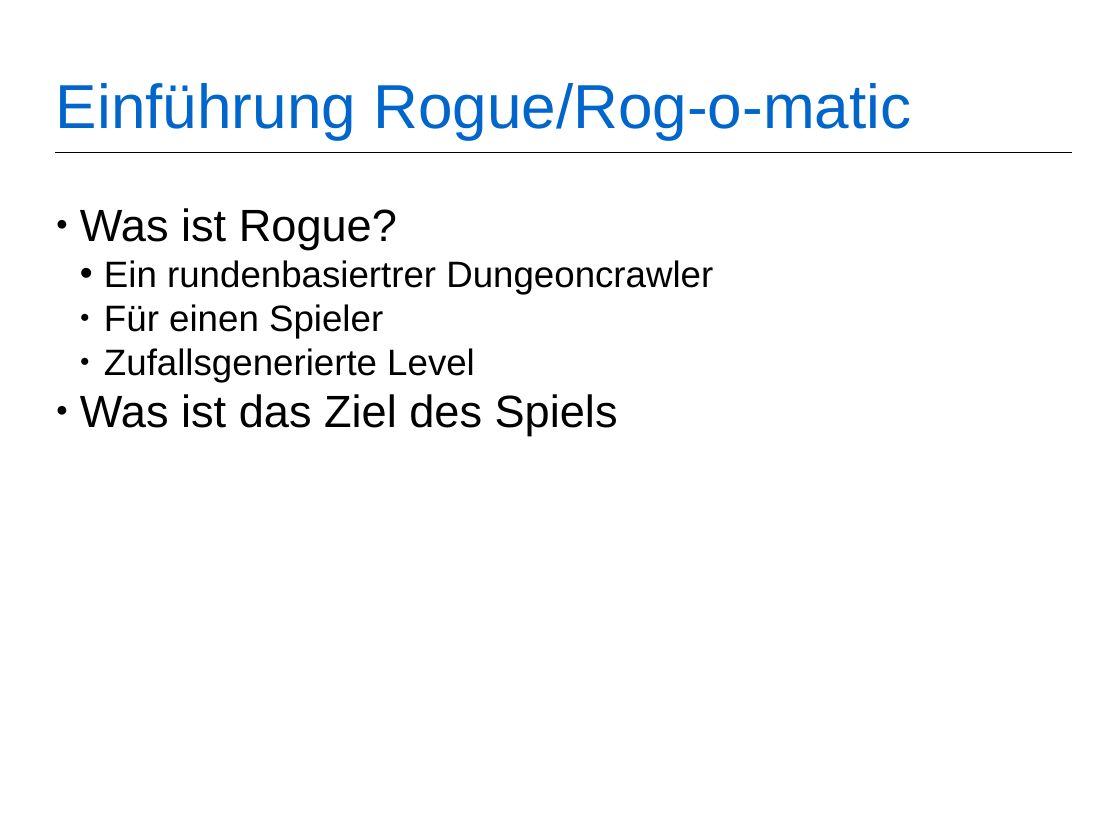
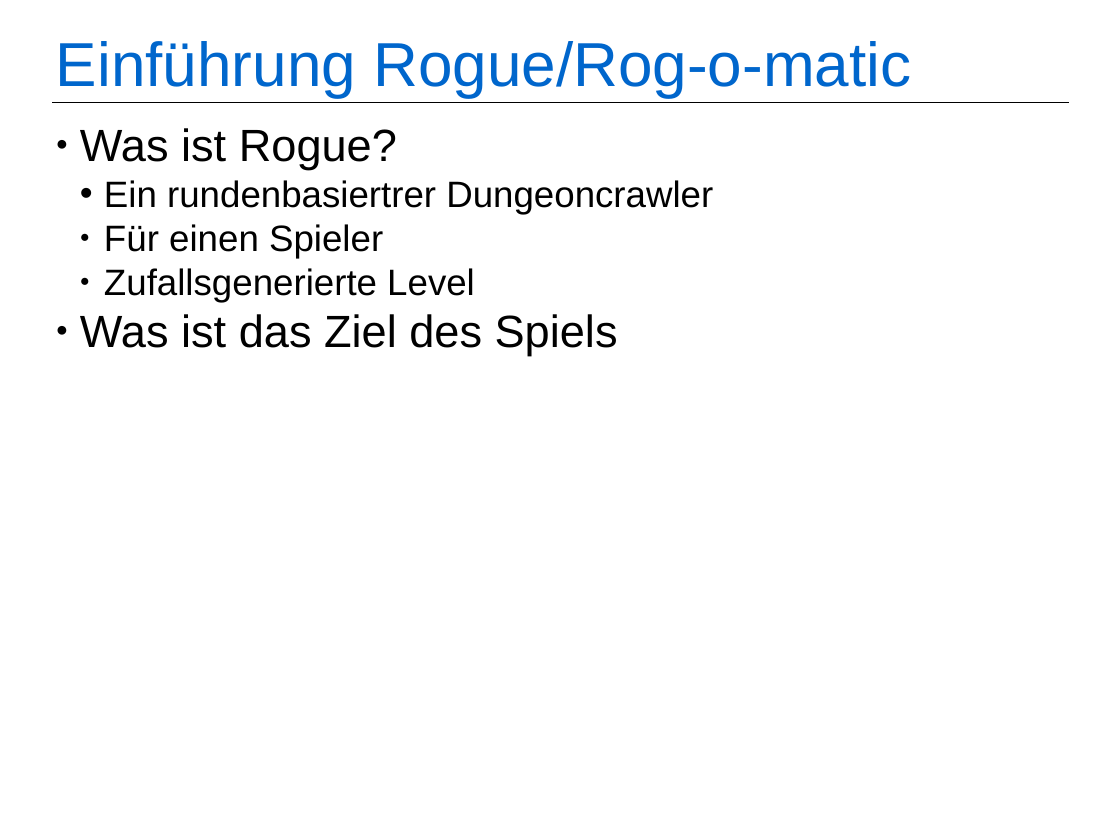
Before and after one commit to Peabrain/studium, a slide deck: slide 1 of Semester2/Aufgaben/Proseminar Programmierspiele/Rog-o-matic.odp. Drawn at 1120x840 pixels with LibreOffice and Linux fonts; fonts in the diff are those of the drawing. Boxes give left, top, right and bottom in pixels: in the first picture for what was removed or moved away, otherwise in the second. Text is boxed around its words. In the diff, an @@ line names an element or a change of style, - is before the commit and + after.

```diff
--- a/Semester2/Aufgaben/Proseminar Programmierspiele/Rog-o-matic.odp
+++ b/Semester2/Aufgaben/Proseminar Programmierspiele/Rog-o-matic.odp
@@ title "Einführung Rogue/Rog-o-matic": place and size @@
-title "Einführung Rogue/Rog-o-matic" at <box>56,83,911,139</box>
+title "Einführung Rogue/Rog-o-matic" at <box>56,41,911,97</box>
@@ title "Einführung Rogue/Rog-o-matic" at <box>56,41,911,97</box>: vertical alignment middle to top @@
@@ line moved from (56, 152) - (1072, 152) to (53, 103) - (1069, 103) @@
@@ subtitle "Was ist Rogue?": place and size @@
-subtitle "Was ist Rogue?" at <box>80,208,713,436</box>
+subtitle "Was ist Rogue?" at <box>80,128,713,356</box>
```
